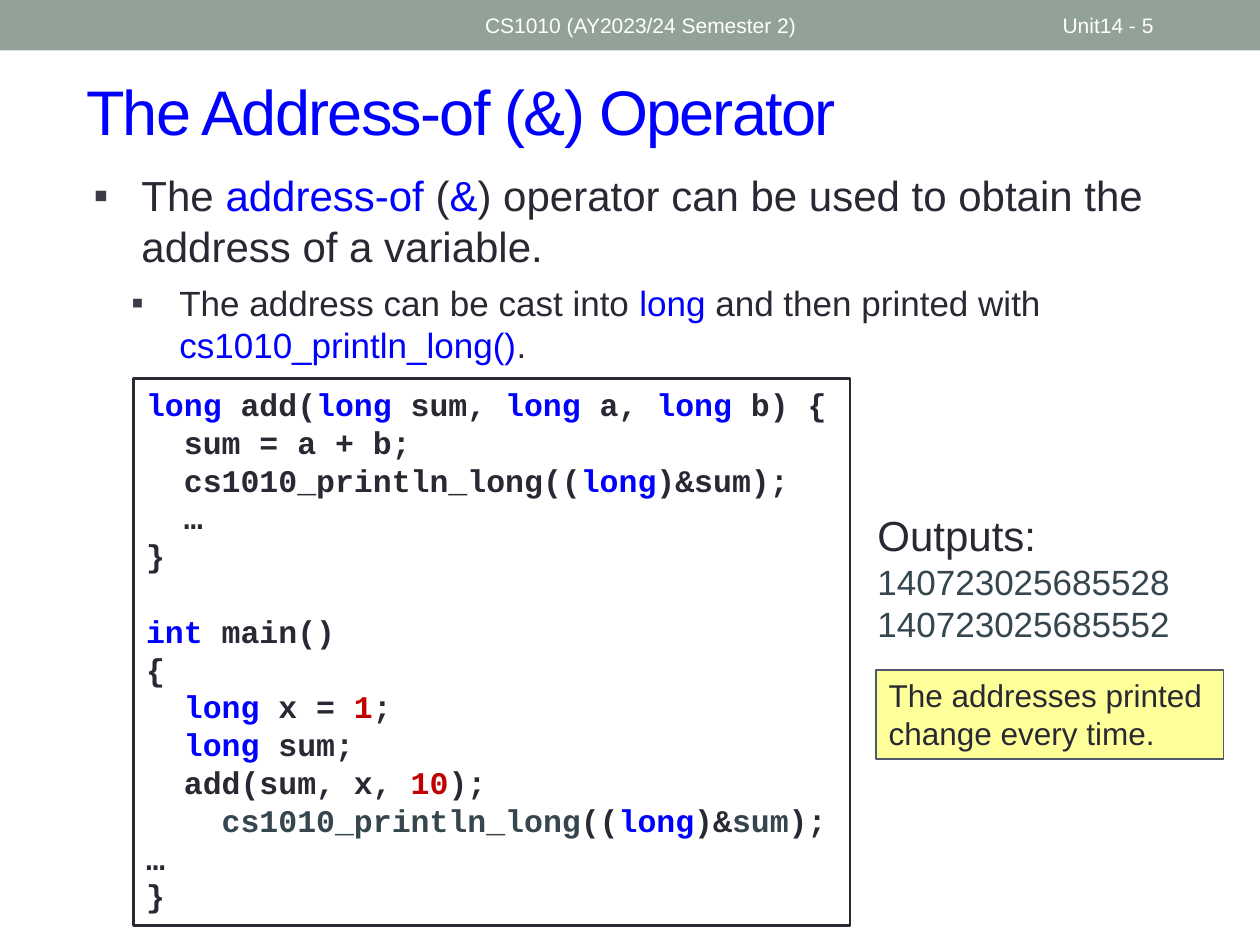
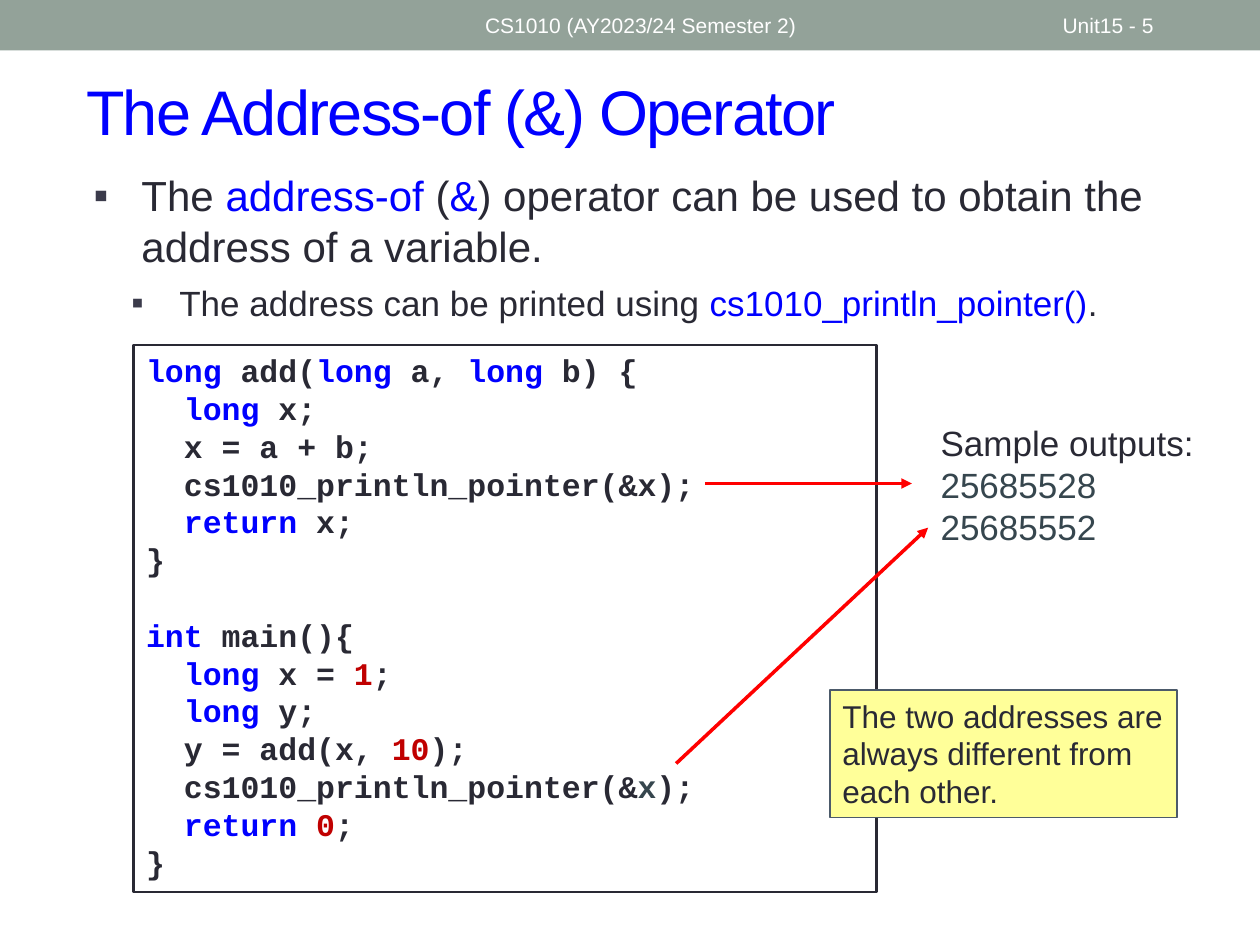
Before and after one commit to nus-cs1010-2425-s2/website, a slide deck: slide 5 of slides/Unit15_Pointers.pptx. Drawn at 1260x945 pixels with LibreOffice and Linux fonts; fonts in the diff are those of the drawing. Boxes give left, top, right and bottom in pixels: in the first picture for what was removed or moved away, otherwise in the second. Text is boxed around its words. In the diff, an @@ line names an element or a change of style, - is before the commit and + after.

```diff
--- a/slides/Unit15_Pointers.pptx
+++ b/slides/Unit15_Pointers.pptx
@@ page number at box(1063, 18, 1154, 33): text changed @@
-Unit14 - 5
+Unit15 - 5
@@ text at box(179, 290, 1098, 323): text changed @@
-  ▪ The address can be cast into long and then printed with cs1010_println_long().
+  ▪ The address can be printed using cs1010_println_pointer().
@@ rectangle "long add(long a, long b) ...": place and size @@
-rectangle "long add(long a, long b) ..." at box(134, 378, 850, 925)
+rectangle "long add(long a, long b) ..." at box(134, 345, 877, 892)
@@ text in rectangle at box(146, 360, 694, 539): text changed @@
-long add(long sum, long a, long b) {
-sum = a + b;
-cs1010_println_long((long)&sum);
-…
+long add(long a, long b) {
+long x;
+x = a + b;
+cs1010_println_pointer(&x);
+return x;
@@ text at box(941, 430, 1194, 541): text changed @@
-Outputs:
-140723025685528 140723025685552
+Sample outputs:
+25685528
+25685552
@@ arrow added from (704, 484) to (912, 484), #FF0000 2 pt @@
@@ arrow added from (677, 764) to (929, 528), #FF0000 2 pt @@
@@ text in rectangle at box(146, 624, 354, 654): text changed @@
-int main()
-{
+int main(){
@@ text in rectangle at box(184, 700, 694, 842): text changed @@
-long sum;
-add(sum, x, 10);
-cs1010_println_long((long)&sum);
-…
+long y;
+y = add(x, 10);
+cs1010_println_pointer(&x);
+return 0;
@@ rectangle "The two addresses are always ...": place and size @@
-rectangle "The two addresses are always ..." at box(876, 670, 1223, 760)
+rectangle "The two addresses are always ..." at box(830, 690, 1178, 818)
@@ text in rectangle at box(842, 705, 1162, 804): text changed @@
-The addresses printed change every time.
+The two addresses are always different from each other.
```
Also in this commit, not shown: 6 other slides changed, 2 slides added, 8 other files.
